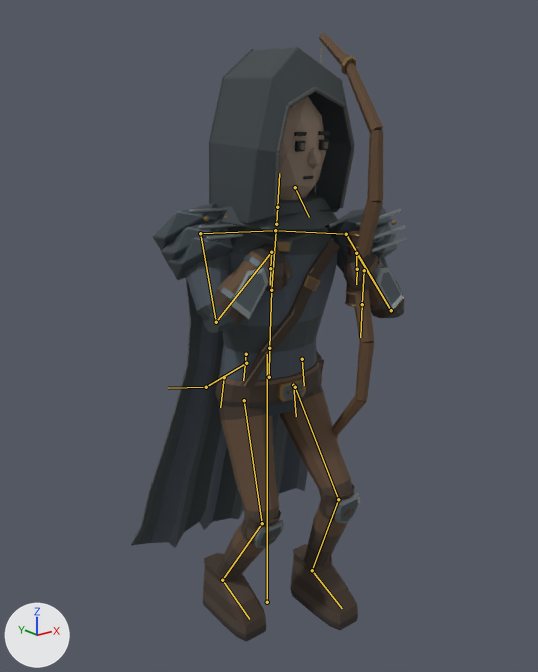
Two versions of the glTF model Modeling/HeroWeaponAnimations_v1/hero_bow_actions.glb, one commit apart.
The view is the same before and after, from a 50 mm camera at (-1.406, -1.767, 1.701) aimed at (0.035, 0.034, 0.98). Lighting does not change. The marker at lower left points along +X, +Y and +Z. The older version comes first. Both versions are drawn at frame 4 of the action 'HERO_Bow_Nock'; the numbers are the values there. The bones that change, and the others that lie on the model, are drawn over the model as lines.

In view in the first picture: 'HERO_CAPE_00_WornMantle', 'HERO_FOOT_L_00_TravelBoot', 'HERO_FOOT_R_00_TravelBoot', 'HERO_FOREARM_L_00_LeatherBracer', 'HERO_FOREARM_R_00_LeatherBracer', 'HERO_HAND_L_00_Glove', 'HERO_HAND_R_00_Glove', 'HERO_HARNESS_00_SwordBelt', 'HERO_HEADGEAR_00_AshenHood', 'HERO_HEAD_00_Human', 'HERO_PAULDRON_L_00_LayeredIron', 'HERO_PAULDRON_R_00_LayeredIron', 'HERO_PELVIS_00_LeatherBelt', 'HERO_THIGH_L_00_LeatherPants', 'HERO_THIGH_R_00_LeatherPants', 'HERO_TORSO_00_TravelTunic', 'HERO_UPPER_ARM_L_00_Sleeve', 'HERO_UPPER_ARM_R_00_Sleeve', 'WPN_Bow_00_ThornRecurve__Body_GEO.001', 'WPN_Bow_00_ThornRecurve__String_GEO.001' and 3 more.
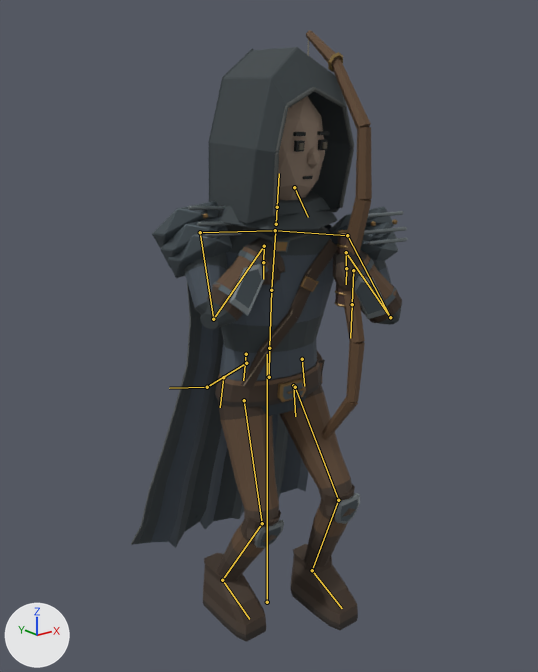
Patch to the scene script:
```diff
--- a/Modeling/HeroWeaponAnimations_v1/hero_bow_actions.glb.py
+++ b/Modeling/HeroWeaponAnimations_v1/hero_bow_actions.glb.py
@@ bone_spine @@
 bone_spine = bpy.data.objects['RIG_HERO_HoodedLantern'].pose.bones['spine']  # child of 'hips'
-bone_spine.rotation_quaternion = (0.997, 0.009, -0.071, 0.001)  # degrees (1, -8, 0)
+bone_spine.rotation_quaternion = (0.997, 0.009, -0.082, 0.001)  # degrees (1, -9, 0)
@@ bone_chest @@
 bone_chest = bpy.data.objects['RIG_HERO_HoodedLantern'].pose.bones['chest']  # child of 'spine'
-bone_chest.rotation_quaternion = (0.991, 0.017, -0.132, 0.002)  # degrees (2, -15, 0)
+bone_chest.rotation_quaternion = (0.988, 0.017, -0.152, 0.003)  # degrees (2, -17, 0)
@@ bone_upper_arm_l @@
 bone_upper_arm_l = bpy.data.objects['RIG_HERO_HoodedLantern'].pose.bones['upper_arm_l']  # child of 'clavicle_l'
-bone_upper_arm_l.rotation_quaternion = (0.956, -0.055, -0.222, -0.185)  # degrees (-1, -26, -22)
+bone_upper_arm_l.rotation_quaternion = (0.934, -0.172, -0.253, -0.183)  # degrees (-16, -32, -18)
@@ bone_forearm_l @@
 bone_forearm_l = bpy.data.objects['RIG_HERO_HoodedLantern'].pose.bones['forearm_l']  # child of 'upper_arm_l'
-bone_forearm_l.rotation_quaternion = (0.201, -0.308, -0.214, 0.905)  # degrees (-35, 28, 146)
+bone_forearm_l.rotation_quaternion = (0.146, 0.14, -0.28, 0.939)  # degrees (-31, -20, 168)
@@ bone_hand_l @@
 bone_hand_l = bpy.data.objects['RIG_HERO_HoodedLantern'].pose.bones['hand_l']  # child of 'forearm_l'
-bone_hand_l.rotation_quaternion = (0.262, 0.105, -0.051, -0.958)  # degrees (9, 10, -149)
+bone_hand_l.rotation_quaternion = (0.241, -0.337, -0.003, -0.91)  # degrees (-12, -38, -146)
@@ bone_upper_arm_r @@
 bone_upper_arm_r = bpy.data.objects['RIG_HERO_HoodedLantern'].pose.bones['upper_arm_r']  # child of 'clavicle_r'
-bone_upper_arm_r.rotation_quaternion = (0.889, -0.37, -0.204, 0.178)  # degrees (-49, -13, 29)
+bone_upper_arm_r.rotation_quaternion = (0.873, -0.383, -0.232, 0.191)  # degrees (-52, -15, 32)
@@ bone_forearm_r @@
 bone_forearm_r = bpy.data.objects['RIG_HERO_HoodedLantern'].pose.bones['forearm_r']  # child of 'upper_arm_r'
-bone_forearm_r.rotation_quaternion = (0.373, -0.361, 0.317, -0.794)  # degrees (-55, -20, -119)
+bone_forearm_r.rotation_quaternion = (0.311, -0.308, 0.334, -0.835)  # degrees (-52, -18, -130)
@@ bone_hand_r @@
 bone_hand_r = bpy.data.objects['RIG_HERO_HoodedLantern'].pose.bones['hand_r']  # child of 'forearm_r'
-bone_hand_r.rotation_quaternion = (0.325, 0.242, 0.061, 0.912)  # degrees (17, -24, 137)
+bone_hand_r.rotation_quaternion = (0.304, 0.165, 0.05, 0.937)  # degrees (12, -16, 142)
@@ bone_head @@
 bone_head = bpy.data.objects['RIG_HERO_HoodedLantern'].pose.bones['head']  # child of 'neck'
-bone_head.rotation_quaternion = (0.968, 0.014, 0.25, 0.002)  # degrees (2, 29, 1)
+bone_head.rotation_quaternion = (0.96, 0.014, 0.28, 0.003)  # degrees (2, 33, 1)
```

Location of each change, (x1, y1, x2, y2) in pixels of the pictures (538 x 672 px):
'HERO_HEADGEAR_00_AshenHood', posed: before (209, 47, 355, 230); after (208, 47, 354, 230)
'HERO_TORSO_00_TravelTunic', posed: before (220, 226, 337, 416); after (220, 225, 334, 416)
'WPN_Bow_00_ThornRecurve__Body_GEO.001', posed: before (319, 33, 383, 440); after (306, 30, 372, 440)
'HERO_FOREARM_R_00_LeatherBracer', posed: before (203, 243, 281, 333); after (200, 237, 274, 329)
'HERO_PAULDRON_R_00_LayeredIron', posed: before (153, 203, 243, 280); after (152, 201, 242, 278)
'HERO_HEAD_00_Human', posed: before (278, 96, 330, 200); after (277, 96, 329, 200)
'HERO_FOREARM_L_00_LeatherBracer', posed: before (346, 250, 404, 318); after (346, 250, 402, 325)
'HERO_HARNESS_00_SwordBelt', posed: before (242, 238, 340, 390); after (241, 239, 337, 390)
'HERO_PAULDRON_L_00_LayeredIron', posed: before (327, 207, 407, 259); after (329, 207, 407, 261)
'HERO_UPPER_ARM_R_00_Sleeve', posed: before (185, 255, 230, 323); after (184, 253, 228, 319)
'HERO_HAND_L_00_Glove', posed: before (344, 253, 372, 291); after (333, 252, 356, 291)
'HERO_HAND_R_00_Glove', posed: before (265, 252, 292, 291); after (262, 247, 285, 285)
'HERO_UPPER_ARM_L_00_Sleeve', posed (mostly hidden): before (331, 230, 402, 312); after (330, 225, 395, 318)
'WPN_Bow_00_ThornRecurve__String_GEO.001', posed (mostly hidden): before (315, 42, 323, 194); after (307, 39, 309, 97)
bone 'chest', root to tip: before (271, 290) to (276, 231); after (271, 290) to (275, 231)
bone 'upper_arm_l', root to tip: before (346, 234) to (391, 310); after (347, 235) to (390, 317)
bone 'forearm_l', root to tip: before (391, 310) to (356, 253); after (390, 317) to (346, 252)
bone 'hand_l', root to tip: before (356, 253) to (356, 269); after (346, 252) to (346, 268)
bone 'upper_arm_r', root to tip: before (200, 233) to (216, 322); after (200, 232) to (213, 319)
bone 'forearm_r', root to tip: before (216, 322) to (271, 252); after (213, 319) to (264, 246)
bone 'hand_r', root to tip: before (271, 252) to (270, 268); after (264, 246) to (263, 262)
